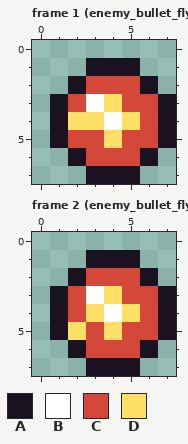
Two states of a pixel-art file, game/art-src/enemies/enemy_bullet.aseprite. The picture above is the old version.
8x8 pixels, 2 frames. Shown: frame 1 (enemy_bullet_fly), frame 2 (enemy_bullet_fly).
Palette (. is transparent): A #1a1220  B #ffffff  C #d4483a  D #ffe066
Now the later version:
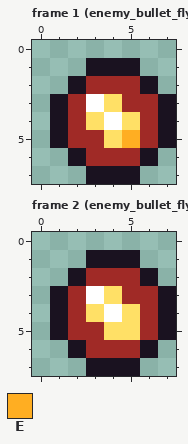
Colours new in this view: E #ffae22
Edits made:
colour C: #d4483a -> #a02a26
Frame 1 (enemy_bullet_fly):
y 4: x 2 D -> C
y 5: x 5 C -> E
Frame 2 (enemy_bullet_fly):
y 5: x 2 D -> C; x 5 C -> D
